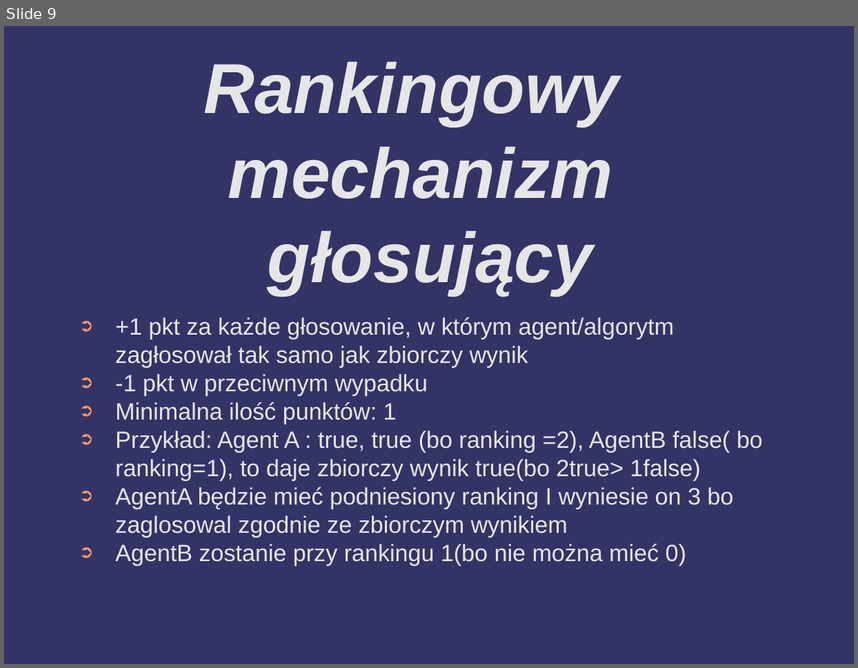
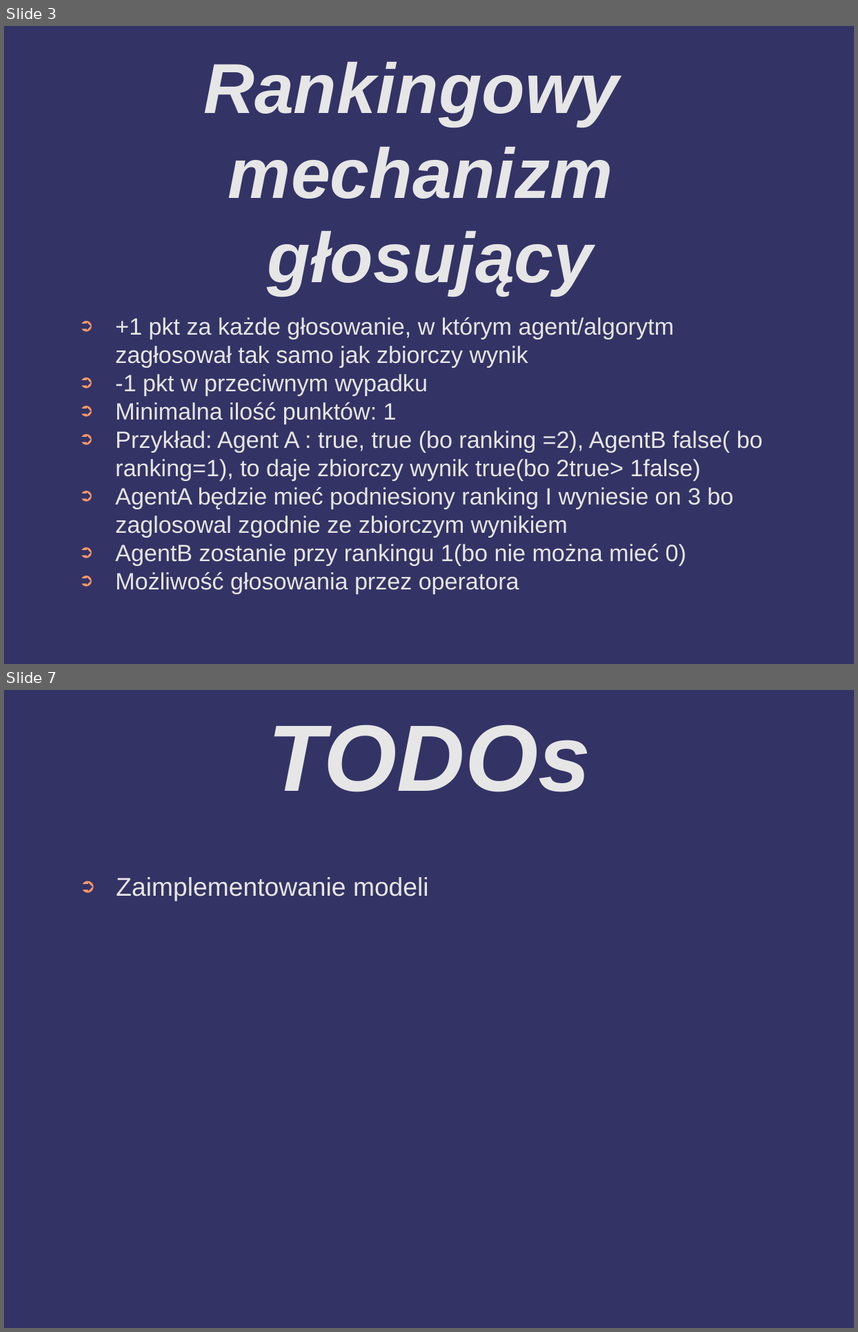
Before and after one commit to barimale/HackNation2025-anomaly-detector, a slide deck: presentation/hackNation2025 - prezentacja - Mateusz Wolnica.odp. Shown one above the other, each under a label of ours: slide 9 before the commit, slides 3 and 7 after it; the slides between them are not shown. The pictures are 858x668 and 858x1332 pixels, drawn with LibreOffice and Linux fonts; fonts in the diff are those of the drawing; background and template pictures are left out. Boxes give left, top, right and bottom in pixels: in the first picture for what was removed or moved away, otherwise in the second. Text is boxed around its words. In the diff, an @@ line names an element or a change of style, - is before the commit and + after.

```diff
--- a/presentation/hackNation2025 - prezentacja - Mateusz Wolnica.odp
+++ b/presentation/hackNation2025 - prezentacja - Mateusz Wolnica.odp
@@ slide 7 added at (x1=4, y1=690, x2=854, y2=1328), background #333366 @@
@@ title added at (x1=268, y1=724, x2=591, y2=792), 88 pt, text #E6E6E6, bold, italic @@
+TODOs
@@ text added at (x1=116, y1=877, x2=429, y2=901), 24 pt, text #E6E6E6 @@
+➲ Zaimplementowanie modeli
@@ what was slide 9 is now slide 3 @@
@@ slide 3 changed as well @@
@@ text at (x1=115, y1=572, x2=519, y2=593): paragraph added @@
+➲ Możliwość głosowania przez operatora
```
Also in this commit, not shown: 2 other slides changed, 3 other slides added, 13 slides removed, 26 other files.
